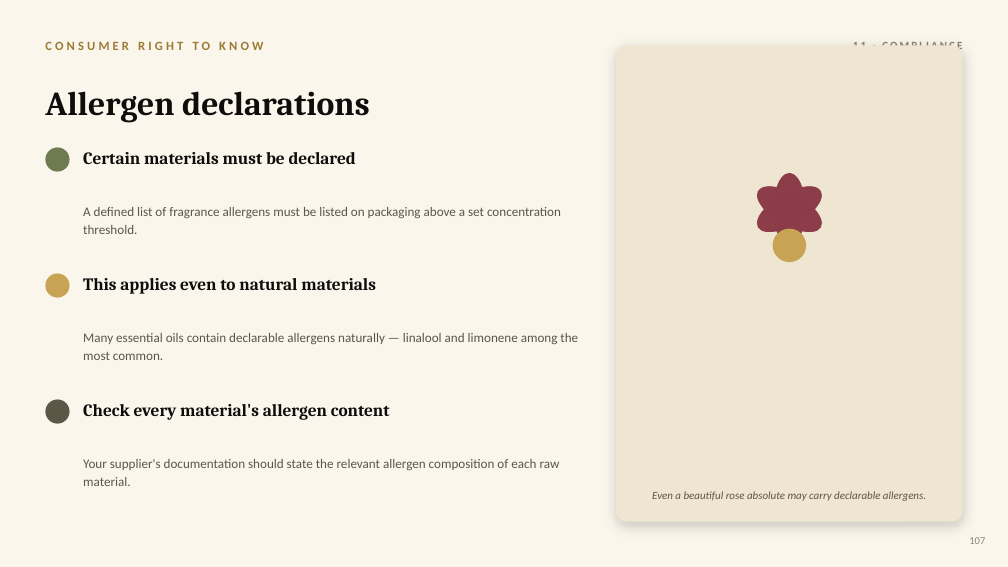
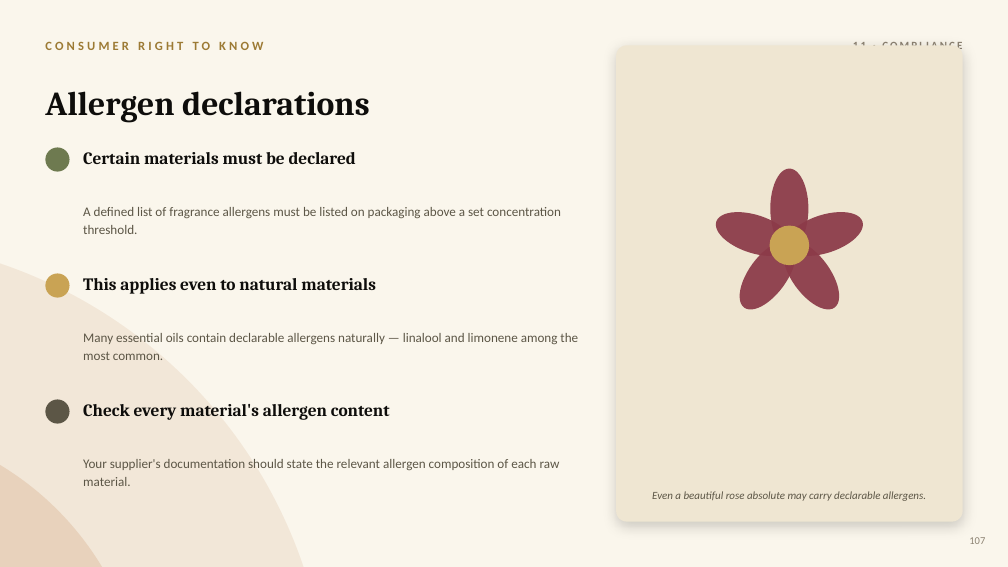
Before and after one commit to yevfumes/yev, a slide deck: slide 121 of course/YEVFUMES_Perfumery_Course.pptx. Drawn at 1008x567 pixels with LibreOffice and Linux fonts; fonts in the diff are those of the drawing. Boxes give left, top, right and bottom in pixels: in the first picture for what was removed or moved away, otherwise in the second. Text is boxed around its words. In the diff, an @@ line names an element or a change of style, - is before the commit and + after.

```diff
--- a/course/YEVFUMES_Perfumery_Course.pptx
+++ b/course/YEVFUMES_Perfumery_Course.pptx
@@ ellipse removed at (x1=750, y1=178, x2=829, y2=241) @@
@@ ellipse removed at (x1=750, y1=178, x2=829, y2=241) @@
@@ ellipse resized from (x1=774, y1=173, x2=805, y2=246) to (x1=771, y1=169, x2=808, y2=249) @@
@@ ellipse at (x1=771, y1=169, x2=808, y2=249): fill #8C3B49 at 88% opacity to #8C3B49 at 94% opacity @@
@@ ellipse removed at (x1=774, y1=173, x2=805, y2=246) @@
@@ ellipse at (x1=711, y1=204, x2=799, y2=265): fill #8C3B49 at 88% opacity to #8C3B49 at 94% opacity; rotation 60 to 288 degrees @@
@@ ellipse at (x1=780, y1=204, x2=868, y2=265): fill #8C3B49 at 88% opacity to #8C3B49 at 94% opacity; rotation 120 to 72 degrees @@
@@ ellipse added at (x1=0, y1=238, x2=329, y2=567), fill #B5652D at 10% opacity @@
@@ ellipse added at (x1=729, y1=232, x2=806, y2=319), fill #8C3B49 at 94% opacity @@
@@ ellipse added at (x1=773, y1=232, x2=850, y2=319), fill #8C3B49 at 94% opacity @@
@@ ellipse added at (x1=0, y1=422, x2=145, y2=567), fill #B5652D at 16% opacity @@
```
Also in this commit, not shown: 134 other slides changed.
